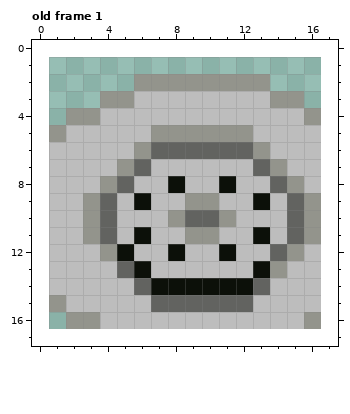
Edited in one commit: pixel-art file (art/items/drain.aseprite). Above is the file before it was changed.
16x16 pixels, 1 frame. Shown: old frame 1. The old version is drawn lined up with the new one, on the new canvas.
Once edited:
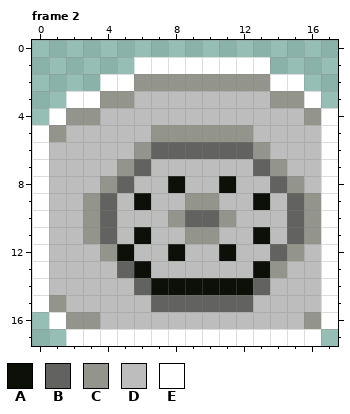
Palette (. is transparent): A #0c1009  B #626360  C #93948c  D #bdbdbd  E #ffffff
A new or re-ordered frame is compared with the old frame closest to it.
Change:
canvas 16x16 -> 18x18, the old top-left corner now at 1,1
frames 1 -> 2
--- frame 2 is new; against old frame 1
@@ x 0..17 @@
  0 ..................
- 1 ..................
- 2 ......CCCCCCCC....
- 3 ....CCDDDDDDDDCC..
- 4 ..CCDDDDDDDDDDDDC.
- 5 .CDDDDDCCCCCCDDDD.
- 6 .DDDDDCBBBBBBCDDD.
- 7 .DDDDCBDDDDDDBCDD.
- 8 .DDDCBDDADDADDBCD.
- 9 .DDCBDADDCCDDADBC.
-10 .DDCBDDDCBBCDDDBC.
-11 .DDCBDADDCCDDADBC.
-12 .DDDCADDADDADDBCD.
-13 .DDDDBADDDDDDACDD.
-14 .DDDDDBAAAAAABDDD.
-15 .CDDDDDBBBBBBDDDD.
-16 ..CCDDDDDDDDDDDDC.
-17 ..................
+ 1 ......EEEEEEEE....
+ 2 ....EECCCCCCCCEE..
+ 3 ..EECCDDDDDDDDCCE.
+ 4 .ECCDDDDDDDDDDDDCE
+ 5 ECDDDDDCCCCCCDDDDE
+ 6 EDDDDDCBBBBBBCDDDE
+ 7 EDDDDCBDDDDDDBCDDE
+ 8 EDDDCBDDADDADDBCDE
+ 9 EDDCBDADDCCDDADBCE
+10 EDDCBDDDCBBCDDDBCE
+11 EDDCBDADDCCDDADBCE
+12 EDDDCADDADDADDBCDE
+13 EDDDDBADDDDDDACDDE
+14 EDDDDDBAAAAAABDDDE
+15 ECDDDDDBBBBBBDDDDE
+16 .ECCDDDDDDDDDDDDCE
+17 ..EEEEEEEEEEEEEEE.
Boxes around the changes in both pictures, in picture pixels (x1, y1, x2, y2):
added: (32, 57, 338, 346)
